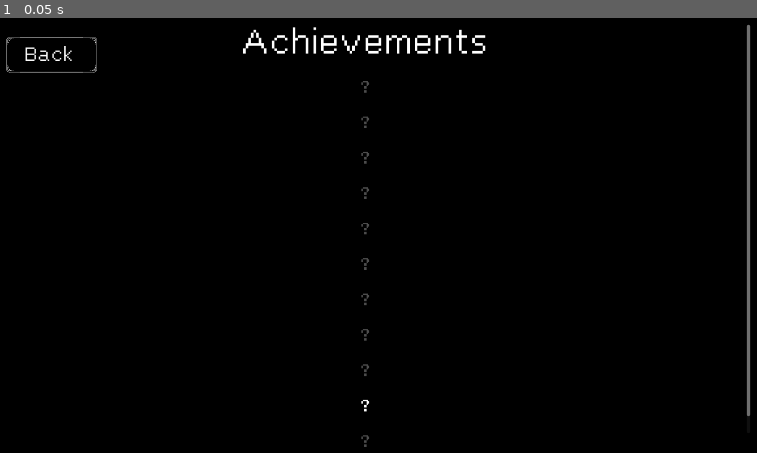
Above: before the commit, frame 1.
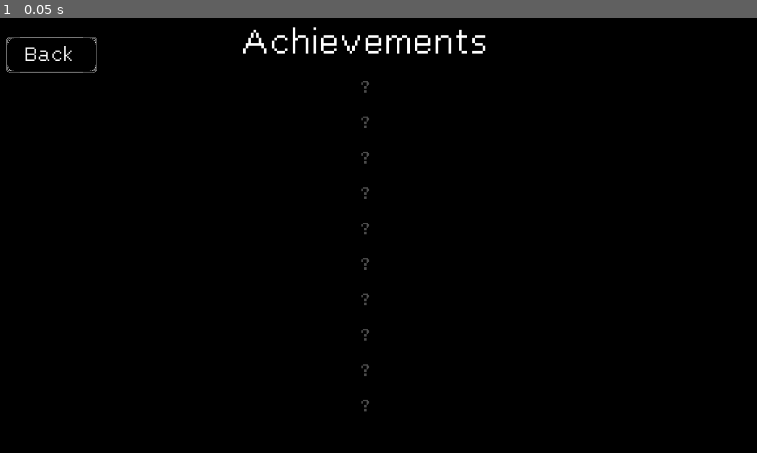
Above: after the commit, the same moment.

Repository: DragonCat4012/Switch
Game: Godot game, scene res://Scenes/Achievments.tscn
Two runs of this game, one before a commit and one after it. Both use one fixed random seed, a clock stepped at 60 frames per second and the inputs below. This scene is started directly instead of the project's main scene.
Inputs:
- Up to frame 1 (0.05 s): no input

The runs differ from the first frame. In frame 1, 0.4% of the frame differs, in the area x 47-100%, y 1-99%.

Commit message:
Add achievment

Diff:
--- a/Scenes/Achievments.gd
+++ b/Scenes/Achievments.gd
@@ -13,6 +13,10 @@
 @onready var a8 := $MarginContainer/ScrollContainer/VBoxContainer/Loose10Times/Label
 @onready var a9 := $MarginContainer/ScrollContainer/VBoxContainer/Loose100Times/Label
 @onready var a10 := $MarginContainer/ScrollContainer/VBoxContainer/WinKoop/Label
+@onready var a11 = $MarginContainer/ScrollContainer/VBoxContainer/PlayKoop/Label
+
+var white = Color(1.0,1.0,1.0,1.0)
+var gray = Color(1.0,1.0,1.0,0.3)
 
 func _ready():
 	_setLabels()
@@ -22,11 +26,11 @@
 		get_tree().change_scene_to_file("res://Scenes/menu.tscn")
 
 func _setLabels():
-	var labels = [a1,a2,a3,a4,a5,a6,a7,a8,a9,a10]
-	var white = Color(1.0,1.0,1.0,1.0)
-	var gray = Color(1.0,1.0,1.0,0.3)
+	var labels = [a1,a2,a3,a4,a5,a6,a7,a8,a9,a10, a11]
+
 	for l in labels:
-		l.set("theme_override_colors/font_color", gray)
+		if l is  Label:
+			_update_label(l, "?", gray)
 
 	if achievementHandler.found128:
 		a1.text = "Find the hidden number - 128"
@@ -45,17 +49,18 @@
 		a5.set("theme_override_colors/font_color", white)
 
 	if achievementHandler.won10:
-		a6.text = "Solve 10 Maps"
-		a6.set("theme_override_colors/font_color", white)
+		_update_label(a6, "Solve 10 Maps", white)
 	if achievementHandler.won100:
-		a7.text = "Solve 100 Maps"
-		a7.set("theme_override_colors/font_color", white)
+		_update_label(a7, "Solve 100 Map", white)
 	if achievementHandler.lost10:
-		a8.text = "Loose 10 Times"
-		a8.set("theme_override_colors/font_color", white)
+		_update_label(a8, "Loose 10 Times", white)
 	if achievementHandler.lost100:
-		a9.text = "Skill Issue - Loose 100 Times"
-		a9.set("theme_override_colors/font_color", white)
+		_update_label(a9, "Skill Issue - Loose 100 Times", white)
 	if achievementHandler.winKoop:
-		a10.text = "Team Player - Win a multiplayer map"
-		a10.set("theme_override_colors/font_color", white)
+		_update_label(a10, "Team Player - Win a multiplayer map", white)
+	if achievementHandler.playKoop:
+		_update_label(a11, "Play a coop game", white)
+
+func _update_label(label: Label, text: String, color: Color):
+	label.text = text
+	label.set("theme_override_colors/font_color", color)
--- a/Scenes/Achievments.tscn
+++ b/Scenes/Achievments.tscn
@@ -129,6 +129,7 @@
 text = "?"
 
 [node name="PlayKoop" type="CenterContainer" parent="MarginContainer/ScrollContainer/VBoxContainer"]
+visible = false
 layout_mode = 2
 size_flags_horizontal = 3
 
--- a/Scenes/Multiplayer/KoopMultiplayerScene.gd
+++ b/Scenes/Multiplayer/KoopMultiplayerScene.gd
@@ -60,6 +60,8 @@
 
 	add_child(timer)
 	timer.connect("timeout", _on_timer_timeout)
+
+	GameManager.jsonHandler.savePlayedMultiplayerMap()
 
 	_init_game()
 
--- a/Util/AchievementHandler.gd
+++ b/Util/AchievementHandler.gd
@@ -11,7 +11,8 @@
 		"won100": false,
 		"lost10": false,
 		"lost100": false,
-		"winKoop": false
+		"winKoop": false,
+		"playKoop": false
 	}
 
 	func _init():
@@ -79,6 +80,10 @@
 		get:
 			return stats["winKoop"]
 
+	var playKoop: bool:
+		get:
+			return stats["playKoop"]
+
 	# Update properties
 	func add_found128():
 		_updateKey("found128")
@@ -110,6 +115,9 @@
 	func add_winKoop():
 		_updateKey("winKoop")
 
+	func add_playKoop():
+		_updateKey("playKoop")
+
 	func _updateKey(key: String, value: bool = true):
 		if stats[key] == true:
 			return
--- a/Util/JSON.gd
+++ b/Util/JSON.gd
@@ -115,6 +115,9 @@
 	func saveWonMultiplayerMap():
 		achievementHandler.add_winKoop()
 
+	func savePlayedMultiplayerMap():
+		achievementHandler.add_playKoop()
+
 	func add128achievement():
 		achievementHandler.add_found128()
 
Not shown: 1 places in Scenes/Achievments.tscn that only renumber resources
Not shown, changed: README.md
